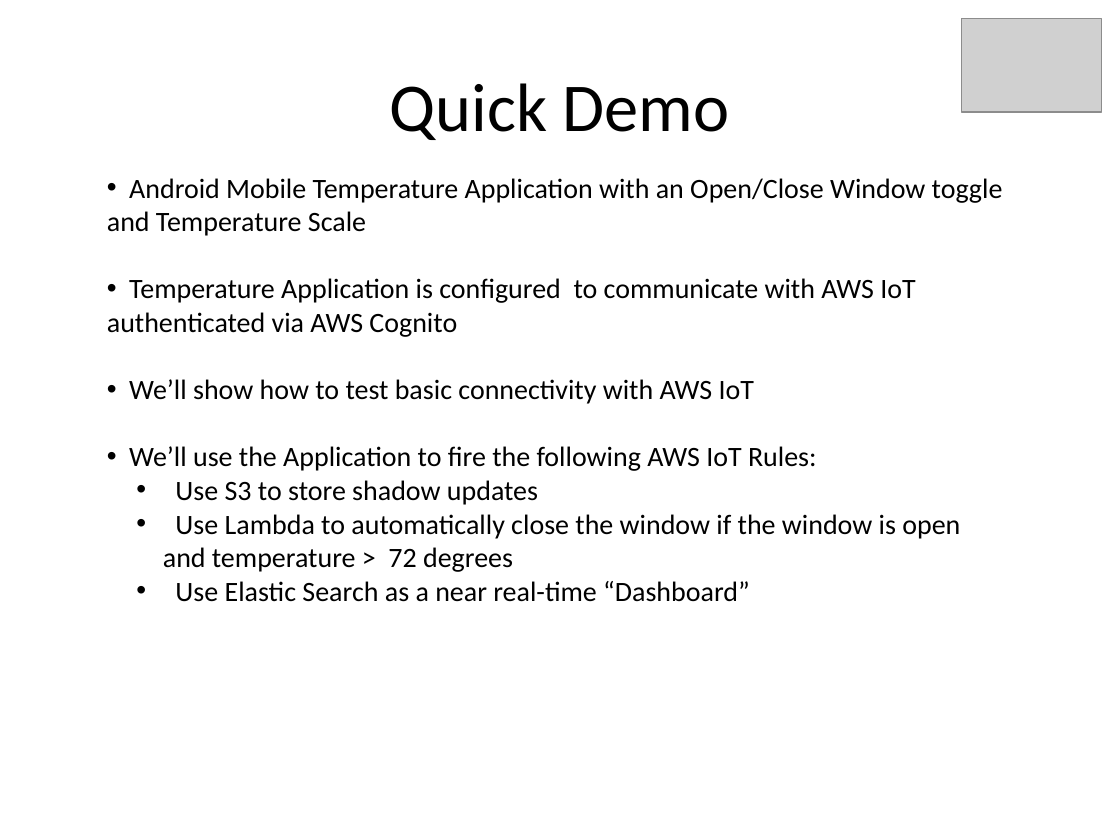
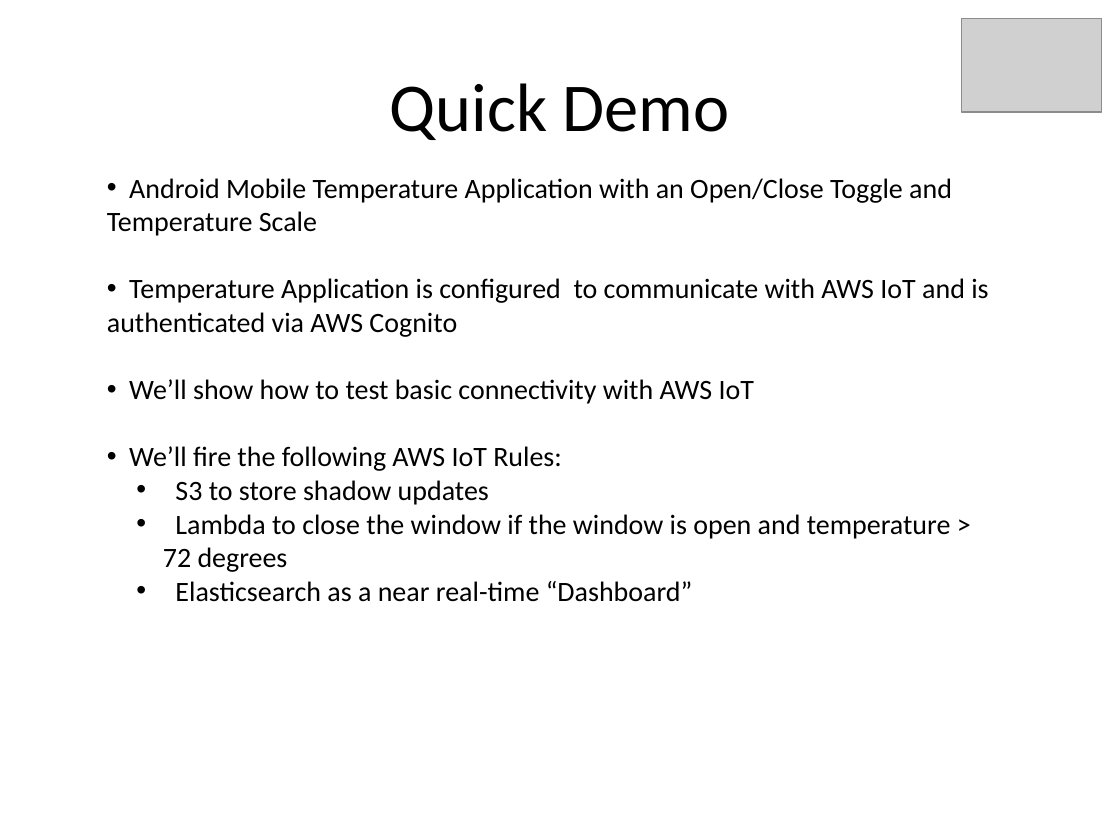
Before and after one commit to kskalvar/AWS-IoT-AndroidStudio, a slide deck: slide 13 of .assets/IoT-QuickStart-with-AWS.pptx (slide 12 before the commit). Drawn at 1120x840 pixels with LibreOffice and Linux fonts; fonts in the diff are those of the drawing; grey boxes stand for pictures. Boxes give left, top, right and bottom in pixels: in the first picture for what was removed or moved away, otherwise in the second. Text is boxed around its words. In the diff, an @@ line names an element or a change of style, - is before the commit and + after.

Commit message:
Documentation: Upadated AWS IoT QuickStart Instructions

```diff
--- a/.assets/IoT-QuickStart-with-AWS.pptx
+++ b/.assets/IoT-QuickStart-with-AWS.pptx
@@ text at (107,178,988,337): text changed @@
-• Android Mobile Temperature Application with an Open/Close Window toggle and Temperature Scale
-• Temperature Application is configured to communicate with AWS IoT authenticated via AWS Cognito
+• Android Mobile Temperature Application with an Open/Close Toggle and Temperature Scale
+• Temperature Application is configured to communicate with AWS IoT and is authenticated via AWS Cognito
@@ text at (129,446,951,602): text changed @@
-• We’ll use the Application to fire the following AWS IoT Rules:
-  • Use S3 to store shadow updates
-  • Use Lambda to automatically close the window if the window is open and temperature > 72 degrees
-  • Use Elastic Search as a near real-time “Dashboard”
+• We’ll fire the following AWS IoT Rules:
+  • S3 to store shadow updates
+  • Lambda to close the window if the window is open and temperature > 72 degrees
+  • Elasticsearch as a near real-time “Dashboard”
```
Also in this commit, not shown: 10 other slides changed, 2 slides added, 1 slide removed, 1 other file.
